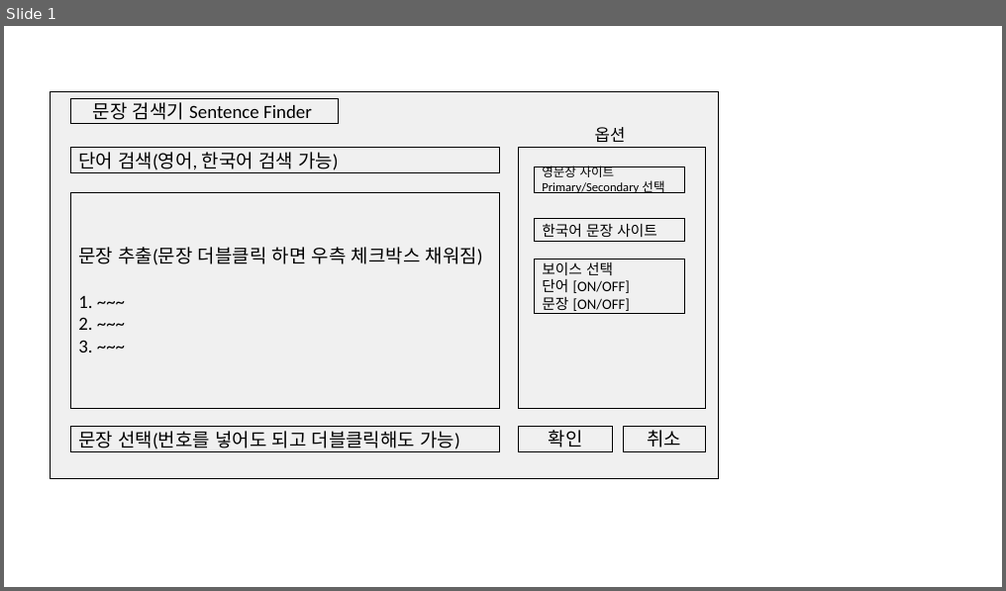
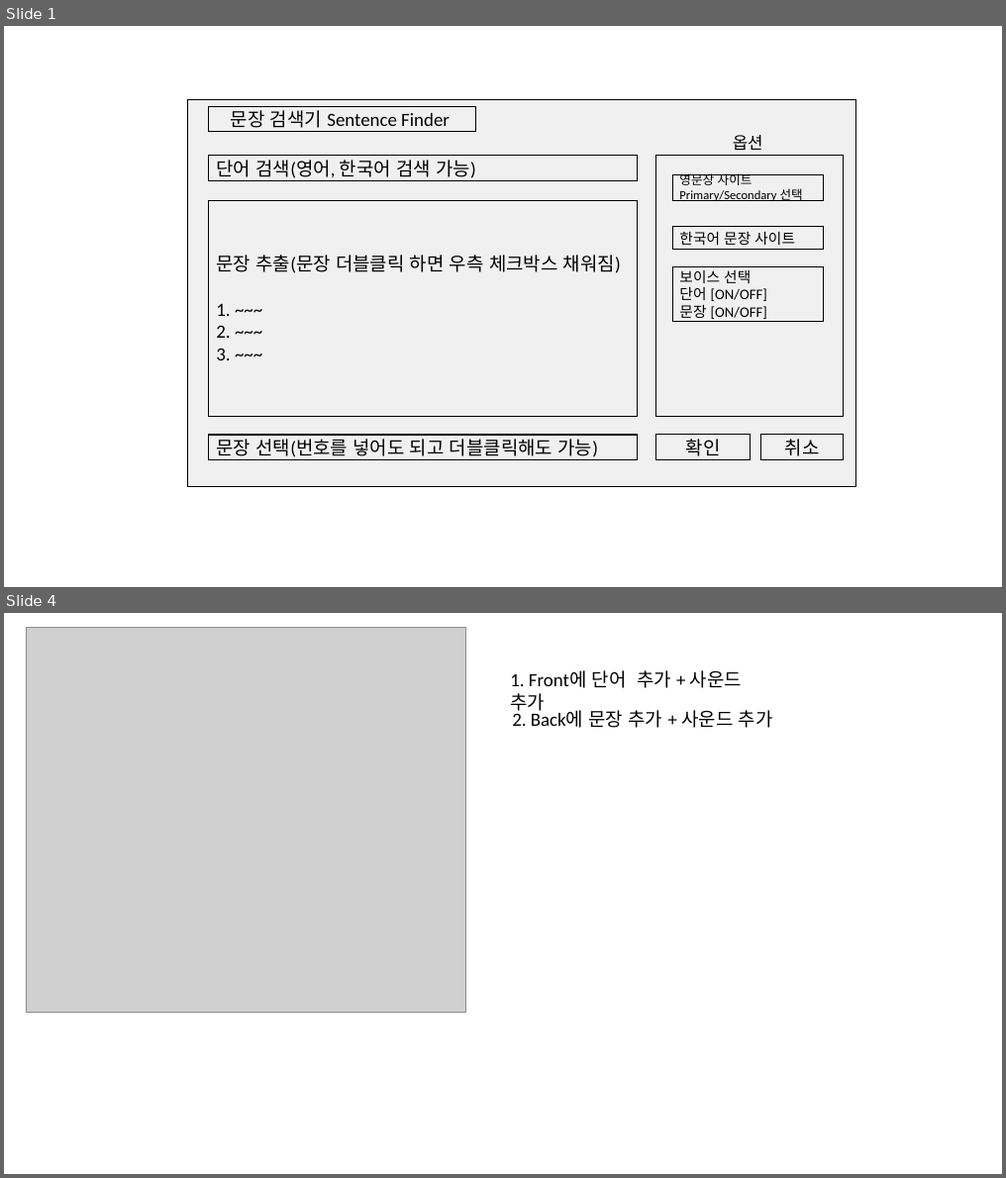
Before and after one commit to yangoos57/dataStudy, a slide deck: Anki_Sentence/프로덕트 디자인.pptx. Shown one above the other, each under a label of ours: slide 1 before the commit, slides 1 and 4 after it; the slides between them are not shown. The pictures are 1006x591 and 1006x1178 pixels, drawn with LibreOffice and Linux fonts; fonts in the diff are those of the drawing; grey boxes stand for pictures. Boxes give left, top, right and bottom in pixels: in the first picture for what was removed or moved away, otherwise in the second. Text is boxed around its words. In the diff, an @@ line names an element or a change of style, - is before the commit and + after.

```diff
--- a/Anki_Sentence/프로덕트 디자인.pptx
+++ b/Anki_Sentence/프로덕트 디자인.pptx
@@ slide 4 added at (4, 613, 1002, 1174), background #FFFFFF @@
@@ picture added at (26, 627, 466, 1013) @@
@@ text added at (510, 670, 742, 715), 18 pt, text #000000 @@
+1. Front에 단어 추가 + 사운드 추가
@@ text added at (512, 710, 773, 728), 18 pt, text #000000 @@
+2. Back에 문장 추가 + 사운드 추가
@@ slide 1 changed as well @@
@@ 3 rectangles: place and size @@
-3 rectangles at (50, 92, 718, 478)
+3 rectangles at (187, 99, 856, 486)
@@ 8 rectangles, 1 text: place and size @@
-8 rectangles, 1 text at (71, 98, 706, 453)
+8 rectangles, 1 text at (209, 106, 844, 461)
```
Also in this commit, not shown: 2 other slides added, 1 slide removed, 9 other files.
